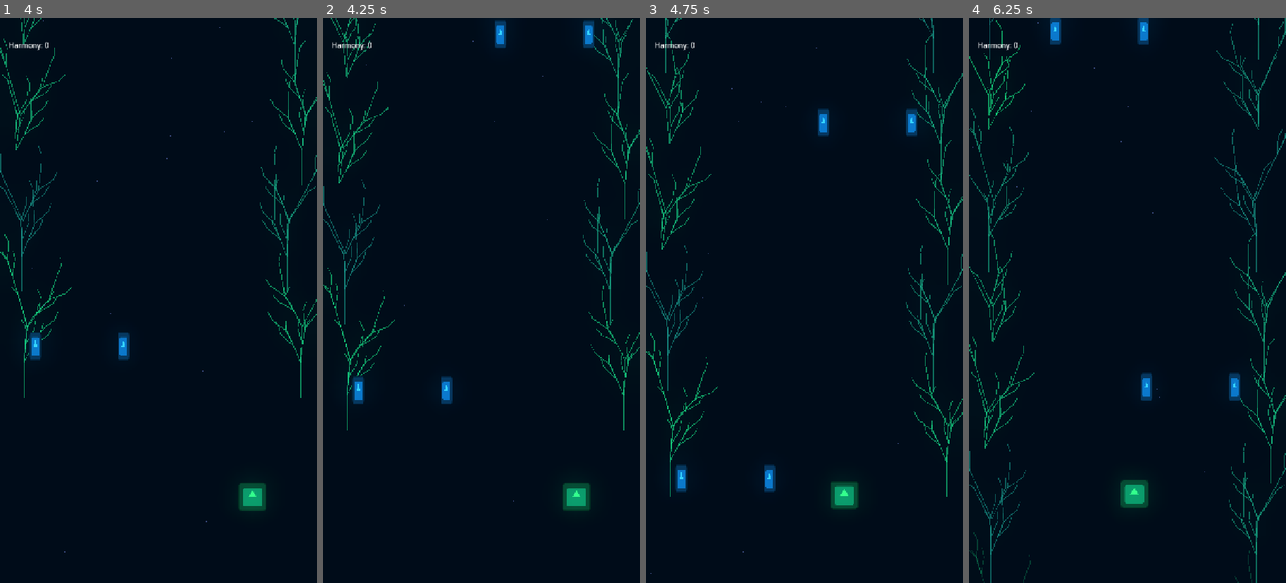
Above: before the commit, frames 1-4 (left to right).
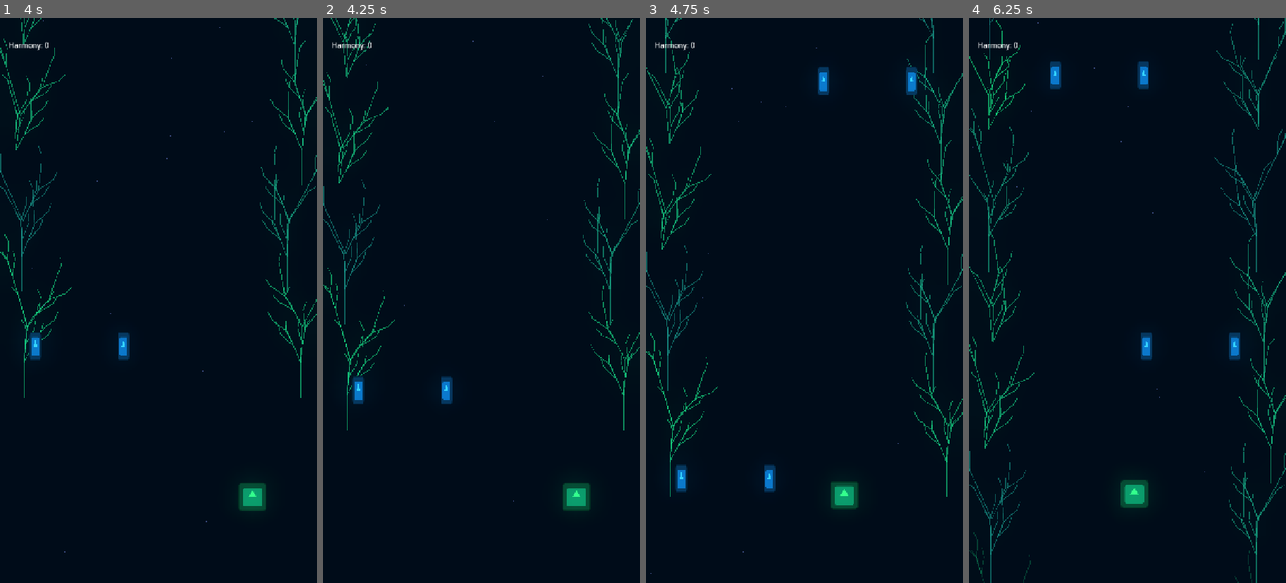
Above: after the commit, the same moments.

Repository: rooshimadethis/just-a-chill-drive
Game: Godot game, scene res://scenes/game.tscn
The game is run twice, just before and just after one commit, with the same random seed, the same clock (stepped at 60 frames per second) and the same inputs. The engine's default icon, where the game draws it, is replaced by a stand-in: a white triangle on a blue panel in a dark square.
Inputs (mouse positions are in pixels of both pictures, inside the frame that each line leads up to):
- Up to frame 1 (4 s): move the mouse to (228, 272) at 0.52 s; click (228, 272) at 0.67 s; drag from (95, 328) to (228, 498) at 1.27 s; move the mouse to (190, 176) at 2.02 s; click (190, 176) at 2.17 s; drag from (142, 413) to (79, 125) at 2.77 s; move the mouse to (253, 385) at 3.52 s; click (253, 385) at 3.67 s
- Up to frame 2 (4.25 s): no input
- Up to frame 3 (4.75 s): drag from (709, 215) to (867, 34) at 4.27 s
- Up to frame 4 (6.25 s): move the mouse to (1143, 300) at 5.02 s; click (1143, 300) at 5.17 s; drag from (1079, 159) to (1143, 492) at 5.77 s

Frame 1 is identical in both runs. In frame 2, 0.4% of the frame differs, in the area x 54-86%, y 0-6%; in frame 3, 0.7%; in frame 4, 1.4%, in the area x 25-86%, y 0-68%.

Commit message:
Initial commit w/o large builds

Diff:
--- a/project.godot
+++ b/project.godot
@@ -15,19 +15,20 @@
 config/features=PackedStringArray("4.5", "Mobile")
 config/icon="res://icon.svg"
 
+[display]
+
+window/size/viewport_width=720
+window/size/viewport_height=1280
+window/size/window_width_override=360
+window/size/window_height_override=640
+window/stretch/mode="canvas_items"
+window/handheld/orientation=1
+
 [dotnet]
 
 project/assembly_name="driver"
 
 [rendering]
 
-renderer/rendering_method="mobile"
-
-[display]
-
-window/size/viewport_width=720
-window/size/viewport_height=1280
-window/size/window_width_override=360
-window/size/window_height_override=640
-window/handheld/orientation="portrait"
-window/stretch/mode="canvas_items"
+renderer/rendering_method="gl_compatibility"
+textures/vram_compression/import_etc2_astc=true
--- a/scenes/gate.tscn
+++ b/scenes/gate.tscn
@@ -24,4 +24,4 @@
 [node name="CollisionShape2D" type="CollisionShape2D" parent="."]
 shape = SubResource("RectangleShape2D_1")
 
-[connection signal="body_entered" from="." to="." method="_on_body_entered"]
+[connection signal="area_entered" from="." to="." method="_on_area_entered"]
--- a/scenes/obstacle.tscn
+++ b/scenes/obstacle.tscn
@@ -13,3 +13,5 @@
 
 [node name="CollisionPolygon2D" type="CollisionPolygon2D" parent="."]
 polygon = PackedVector2Array(16, -16, 16, 16, -16, 16, -16, -16)
+
+[connection signal="area_entered" from="." to="." method="_on_area_entered"]
--- /dev/null
+++ b/scripts/audio_manager.gd
@@ -0,0 +1,21 @@
+extends Node
+
+class_name AudioManager
+
+@export var music_bus: String = "Music"
+@export var sfx_bus: String = "SFX"
+
+var current_track: AudioStreamPlayer
+var next_track: AudioStreamPlayer
+
+func _ready():
+	# Initialize players if needed
+	pass
+
+func play_music(stream: AudioStream, crossfade_duration: float = 2.0):
+	# Placeholder for crossfading logic
+	pass
+
+func play_sfx(stream: AudioStream):
+	# Placeholder for SFX
+	pass
--- /dev/null
+++ b/scripts/day_night_cycle.gd
@@ -0,0 +1,29 @@
+extends CanvasModulate
+
+class_name DayNightCycle
+
+@export var cycle_duration_minutes: float = 5.0
+@export var day_color: Color = Color("ffffff") # White/Neutral
+@export var night_color: Color = Color("1a1a40") # Deep Blue
+@export var sunrise_color: Color = Color("ffcc66") # Warm Orange
+@export var sunset_color: Color = Color("cc6699") # Purple/Pink
+
+var time_elapsed: float = 0.0
+
+func _process(delta: float) -> void:
+	time_elapsed += delta
+	var cycle_progress = fmod(time_elapsed / (cycle_duration_minutes * 60.0), 1.0)
+
+	# Simple 4-stage gradient
+	if cycle_progress < 0.25:
+		# Sunrise -> Day
+		color = sunrise_color.lerp(day_color, cycle_progress / 0.25)
+	elif cycle_progress < 0.7:
+		# Day -> Sunset (Longer day)
+		color = day_color.lerp(sunset_color, (cycle_progress - 0.25) / 0.45)
+	elif cycle_progress < 0.8:
+		# Sunset -> Night
+		color = sunset_color.lerp(night_color, (cycle_progress - 0.7) / 0.1)
+	else:
+		# Night -> Sunrise
+		color = night_color.lerp(sunrise_color, (cycle_progress - 0.8) / 0.2)
--- a/scripts/gate.gd
+++ b/scripts/gate.gd
@@ -18,11 +18,15 @@
 	if position.y > get_viewport_rect().size.y + 100:
 		queue_free()
 
-func _on_body_entered(body):
-	if body.name == "Player" and not collected:
+func _on_area_entered(area):
+	if area.name == "Player" and not collected:
 		collected = true
 		if game_manager:
 			game_manager.add_harmony(1)
+
+		# Haptic Feedback
+		if OS.get_name() == "Android" or OS.get_name() == "iOS":
+			Input.vibrate_handheld(50)
 
 		# Visual Feedback: Fade out and scale up
 		var tween = get_tree().create_tween()
--- a/scripts/obstacle.gd
+++ b/scripts/obstacle.gd
@@ -11,7 +11,14 @@
 	if position.y > get_viewport_rect().size.y + 100:
 		queue_free()
 
-func _on_body_entered(body):
-	if body.name == "Player":
-		print("Soft Collision - Flow Broken")
-		# TODO: Implement soft fail state (slow down, music dim)
+func _on_area_entered(area):
+	if area.name == "Player":
+		# Gentle interaction:
+		# 1. Visual feedback (e.g., slight transparency or color flash)
+		# 2. Audio feedback (e.g., soft chime)
+		# 3. No game over, just continued flow.
+
+		var tween = create_tween()
+		tween.tween_property(self, "modulate:a", 0.0, 0.5)
+		tween.tween_callback(queue_free)
+		print("Soft bump - gentle restoration")
--- a/scripts/road_manager.gd
+++ b/scripts/road_manager.gd
@@ -1,15 +1,9 @@
 extends Node2D
 
-@export var scroll_speed: float = 300.0
-
-# We will scroll the texture of children "Road" sprites
-# Assuming we have 2 sprites for seamless looping, or a ParallaxBackground
+@export var scroll_speed: float = 200.0
+@export var background_layer: ParallaxBackground
 
 func _process(delta):
-	# Increase global scroll position
-	# In a real infinite runner, we often move the world towards the player
-	# But for a simple visual prototype, we can scroll offsets.
-
-	# For now, let's just emit a signal or update a global shader variable
-	# This is a placeholder for the actual Parallax system we will set up in the Scene
-	pass
+	# Move the background scroll offset
+	if background_layer:
+		background_layer.scroll_offset.y += scroll_speed * delta
--- a/scripts/spawner.gd
+++ b/scripts/spawner.gd
@@ -13,7 +13,8 @@
 func _process(delta):
 	spawn_timer += delta
 	if spawn_timer >= spawn_interval:
-		spawn_timer = 0.0
+		# Add organic variance (+/- 0.5s) to avoid robotic feeling
+		spawn_timer = randf_range(-0.5, 0.5)
 		spawn_gate()
 
 func spawn_gate():
Not shown, added: scripts/audio_manager.gd.uid
Not shown, added: scripts/day_night_cycle.gd.uid
Not shown, added: .agent/rules/game-purpose.md
Not shown, changed: .gitignore
Not shown, added: android/.build_version
